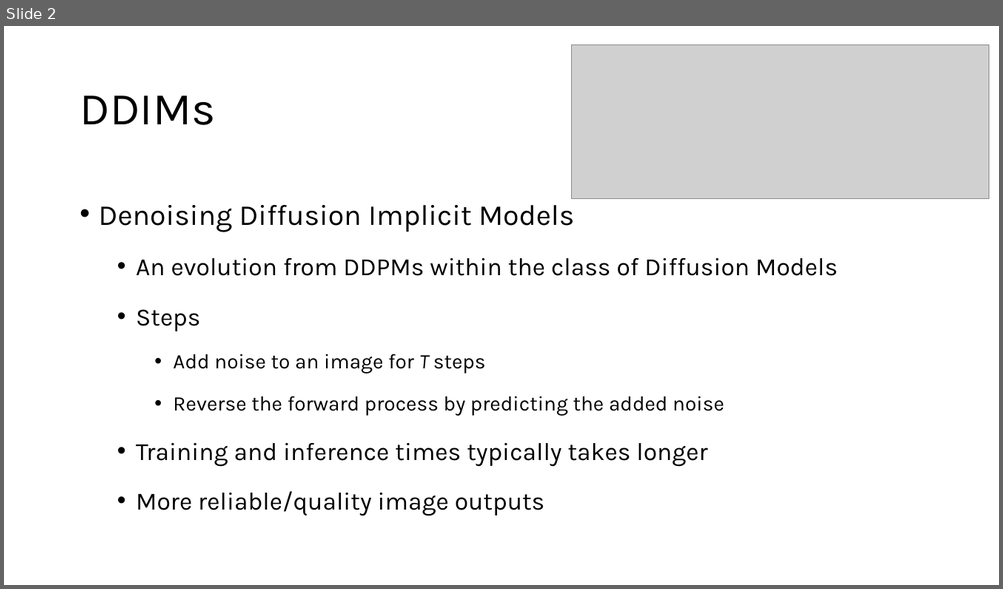
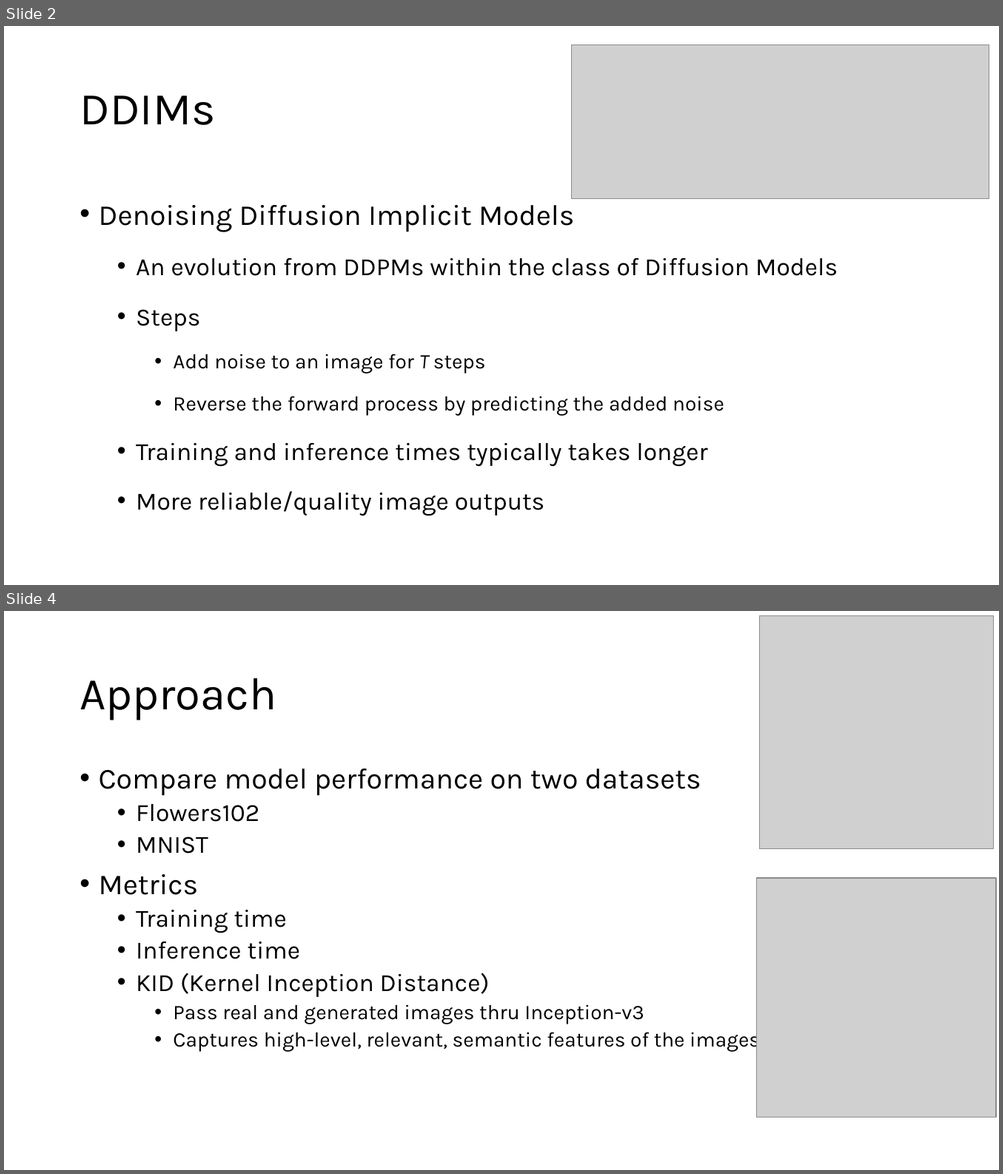
Before and after one commit to MMenser/DDIMvsGAN, a slide deck: Evaluating DDIMs in New Domains.pptx. Shown one above the other, each under a label of ours: slide 2 before the commit, slides 2 and 4 after it; the slides between them are not shown. The pictures are 1003x589 and 1003x1174 pixels, drawn with LibreOffice and Linux fonts; fonts in the diff are those of the drawing; grey boxes stand for pictures. Boxes give left, top, right and bottom in pixels: in the first picture for what was removed or moved away, otherwise in the second. Text is boxed around its words. In the diff, an @@ line names an element or a change of style, - is before the commit and + after.

Commit message:
more

```diff
--- a/Evaluating DDIMs in New Domains.pptx
+++ b/Evaluating DDIMs in New Domains.pptx
@@ slide 4 added at [4, 611, 999, 1170], background #FFFFFF @@
@@ picture added at [760, 615, 993, 849] @@
@@ title added at [79, 678, 276, 721], 44 pt, text #000000 @@
+Approach
@@ text added at [99, 769, 760, 1053], 20 pt, text #000000 @@
+• Compare model performance on two datasets
+  • Flowers102
+  • MNIST
+• Metrics
+  • Training time
+  • Inference time
+  • KID (Kernel Inception Distance)
+    • Pass real and generated images thru Inception-v3
+    • Captures high-level, relevant, semantic features of the images
@@ picture added at [757, 878, 996, 1118] @@
```
Also in this commit, not shown: 5 other slides added, 2 slides removed.
